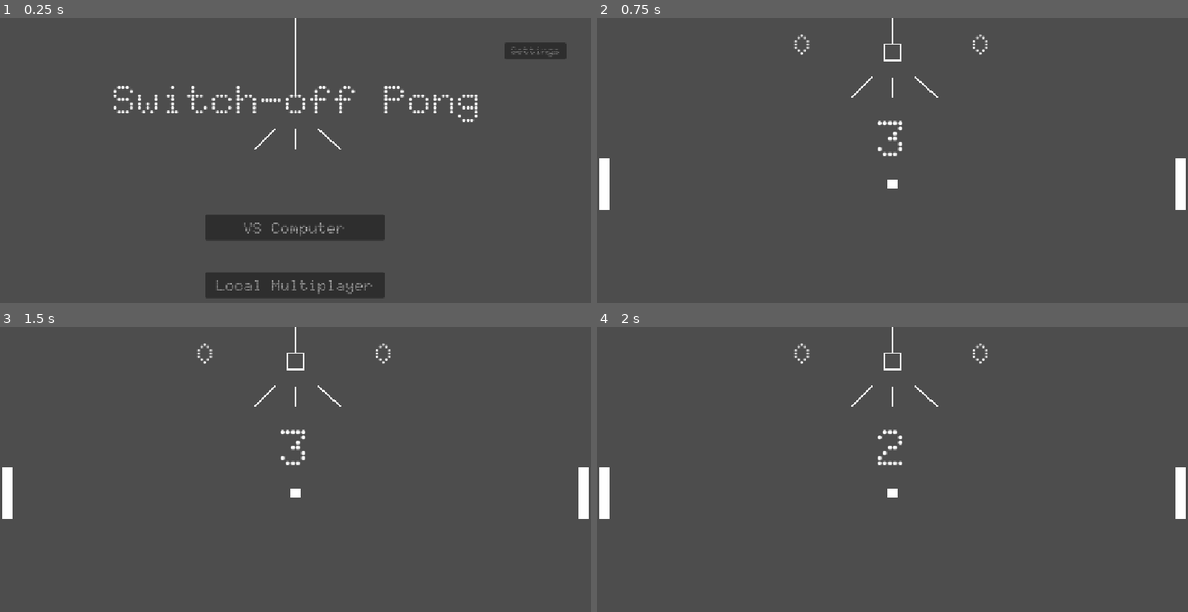
Above: before the commit, frames 1-4 (two rows, left to right).
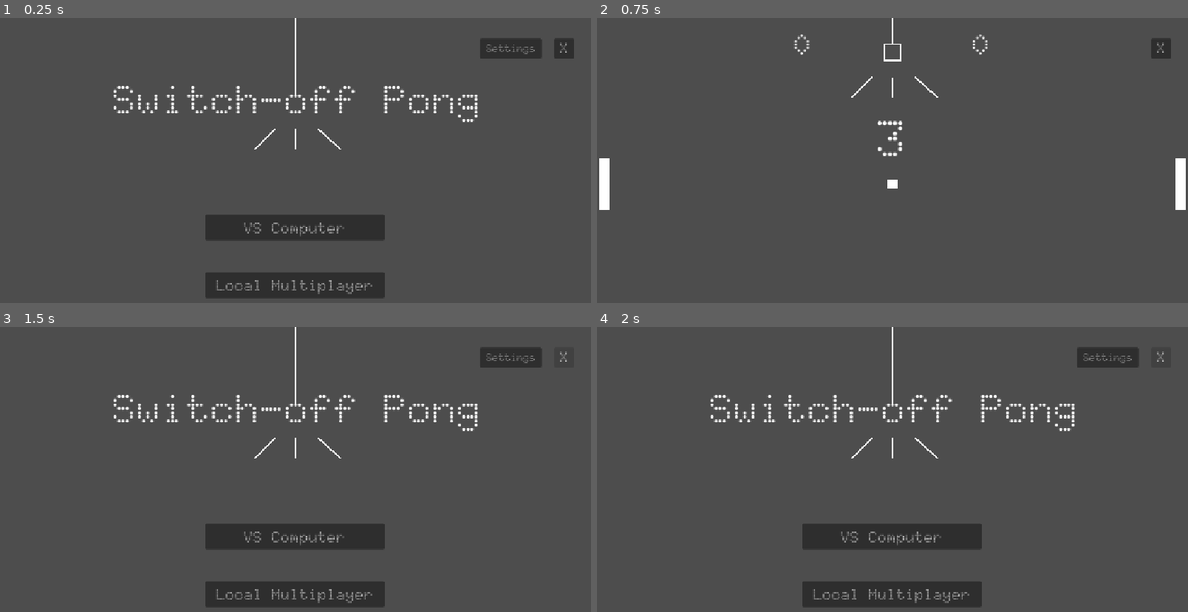
Above: after the commit, the same moments.

Repository: SpykieLucilius/Switch-Off-Pong
Game: Godot game, scene res://scenes/menus/start_screen.tscn
Same seed, same stepped clock (60 frames per second), same inputs: the game is played once before the commit and once after it.
Inputs (mouse positions are in pixels of both pictures, inside the frame that each line leads up to):
- Up to frame 1 (0.25 s): no input
- Up to frame 2 (0.75 s): click "Local Multiplayer" at 0.5 s
- Up to frame 3 (1.5 s): click (561, 358) at 1.25 s, where only the run after the commit has a clickable "X"
- Up to frame 4 (2 s): no input

The runs differ from the first frame. In frame 1, 0.6% of the frame differs, in the area x 81-98%, y 7-15%; in frame 2, 0.2%; in frame 3, 7.9%, in the area x 0-100%, y 5-99%; in frame 4, 7.9%.

Commit message:
update mobile control + quit button

Diff:
--- /dev/null
+++ b/assets/img/logo.svg
@@ -0,0 +1,5 @@
+<svg xmlns="http://www.w3.org/2000/svg" viewBox="0 0 512 512" width="512" height="512">
+  <rect width="512" height="512" fill="#ffffff"/>
+  <rect x="96" y="96" width="320" height="320" fill="#2e2e2e"/>
+  <rect x="156" y="156" width="200" height="200" fill="#ffffff"/>
+</svg>
--- a/scenes/menus/main.tscn
+++ b/scenes/menus/main.tscn
@@ -200,7 +200,17 @@
 points = PackedVector2Array(560, 56, 592, 56, 592, 88, 560, 88, 560, 56, 576, 56)
 width = 3.0
 
+[node name="QuitButton" type="Button" parent="." unique_id=944088547]
+offset_left = 1080.0
+offset_top = 40.0
+offset_right = 1119.0
+offset_bottom = 79.0
+theme_override_fonts/font = ExtResource("5_lquwl")
+theme_override_font_sizes/font_size = 25
+text = "X"
+
 [connection signal="body_entered" from="GoalLeft" to="." method="_on_goal_left_body_entered"]
 [connection signal="body_entered" from="GoalRight" to="." method="_on_goal_right_body_entered"]
 [connection signal="pressed" from="ReplayButton" to="." method="_on_replay_button_pressed"]
 [connection signal="pressed" from="MainMenuButton" to="." method="_on_menu_button_pressed"]
+[connection signal="pressed" from="QuitButton" to="." method="_on_quit_button_pressed"]
--- a/scenes/menus/start_screen.tscn
+++ b/scenes/menus/start_screen.tscn
@@ -36,10 +36,10 @@
 text = "VS Computer"
 
 [node name="SettingsButton" type="Button" parent="." unique_id=1707897697]
-offset_left = 984.0
-offset_top = 48.0
-offset_right = 1104.0
-offset_bottom = 80.0
+offset_left = 936.0
+offset_top = 40.0
+offset_right = 1056.0
+offset_bottom = 79.0
 theme_override_fonts/font = ExtResource("2_pevhg")
 theme_override_font_sizes/font_size = 20
 text = "Settings"
@@ -61,6 +61,16 @@
 points = PackedVector2Array(536.2009, 215.79909, 496, 256)
 width = 3.0
 
+[node name="QuitButton" type="Button" parent="." unique_id=705867897]
+offset_left = 1080.0
+offset_top = 40.0
+offset_right = 1119.0
+offset_bottom = 79.0
+theme_override_fonts/font = ExtResource("2_pevhg")
+theme_override_font_sizes/font_size = 25
+text = "X"
+
 [connection signal="pressed" from="MultiplayerButton" to="." method="_on_multiplayer_button_pressed"]
 [connection signal="pressed" from="ComputerButton" to="." method="_on_ai_button_pressed"]
 [connection signal="pressed" from="SettingsButton" to="." method="_on_settings_button_pressed"]
+[connection signal="pressed" from="QuitButton" to="." method="_on_quit_button_pressed"]
--- a/scripts/menus/main.gd
+++ b/scripts/menus/main.gd
@@ -37,6 +37,7 @@
 
 func _on_goal_left_body_entered(body: Node2D) -> void:
 	if body.name == "Ball":
+
 		score_p2 += 1
 		label_p2.text = str(score_p2)
 		sfx_goal.play()
@@ -74,6 +75,10 @@
 	menu_button.hide()
 	get_tree().change_scene_to_file("res://scenes/menus/start_screen.tscn")
 
+func _on_quit_button_pressed() -> void:
+	GameManager.play_sfx(sfx_player)
+	get_tree().change_scene_to_file("res://scenes/menus/start_screen.tscn")
+
 func start_countdown():
 	if is_counting_down:
 		return
--- a/scripts/menus/start_screen.gd
+++ b/scripts/menus/start_screen.gd
@@ -15,3 +15,7 @@
 func _on_settings_button_pressed():
 	GameManager.play_sfx(sfx_player)
 	get_tree().change_scene_to_file("res://scenes/menus/settings_screen.tscn")
+
+func _on_quit_button_pressed():
+	GameManager.play_sfx(sfx_player)
+	get_tree().quit()
--- a/scripts/players/player_1.gd
+++ b/scripts/players/player_1.gd
@@ -21,11 +21,8 @@
 	if direction != 0:
 		velocity.y = direction * SPEED
 	elif touch_target_y >= 0:
-		var diff = touch_target_y - global_position.y
-		if abs(diff) > 5:
-			velocity.y = sign(diff) * SPEED
-		else:
-			velocity.y = 0
+		global_position.y = touch_target_y
+		velocity.y = 0
 	else:
 		velocity.y = 0
 	move_and_slide()
Binary file added: assets/img/logo.png
Not shown, added: assets/img/logo.png.import
Not shown, added: assets/img/logo.svg.import
